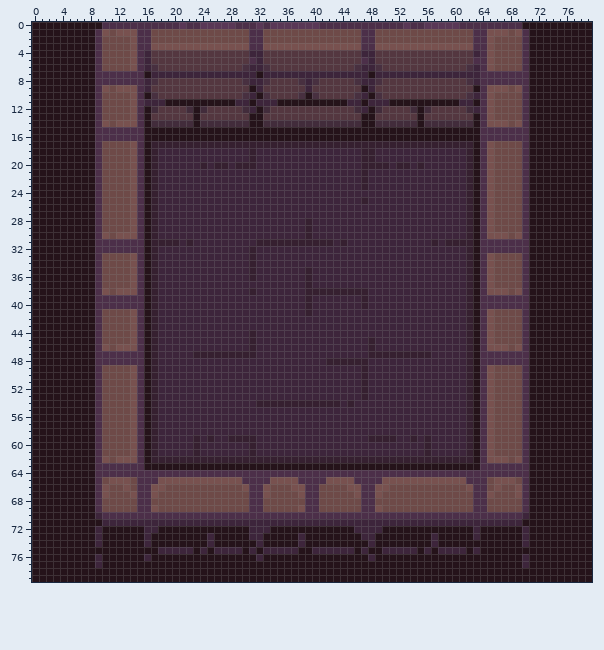
Sprite sheet, stored at public/assets/sprites/default/background.png. The picture above was drawn from the file before the commit.
The file is 80x80 pixels. Colours within 5 levels of each other are drawn and written as one.
New version:
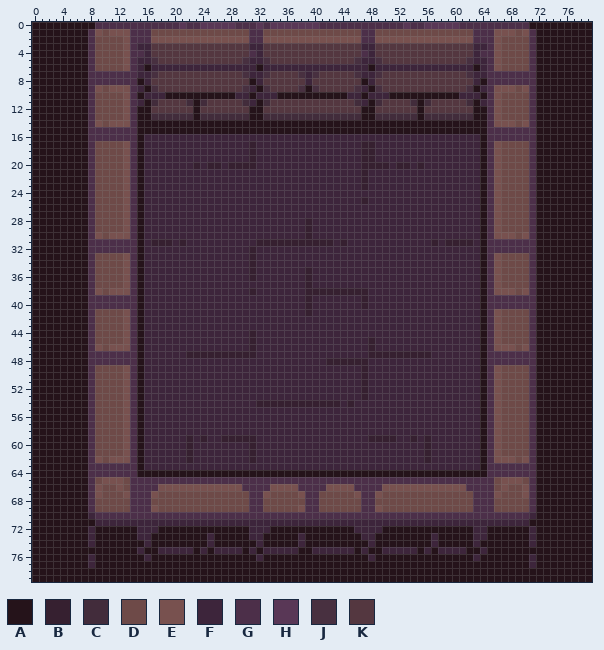
Palette (. is transparent): A #25131a  B #362030  C #422c3b  D #6e4a48  E #78514f  F #3d253b  G #4c2f49  H #593756  J #483040  K #543740
From old to new:
Changed rows in their new state; - is an unchanged pixel.
first column x 8:
 0 -G------------------------------------------------------------G-
 1 GEDE--G--------------------------------------------------G--EDEG
 2 GD---EG--EEEEEEEEEEEEEE--EEEEEEEEEEEEEE--EEEEEEEEEEEEEE--GE---DG
 3 GD---EGFFKKKKKKKKKKKKKKFFKKKKKKKKKKKKKKFFKKKKKKKKKKKKKKFFGE---DG
 4 GD---EG----------------G---------------G-----------------GE---DG
 5 GD---EGF-J------------JF-J------------JF-J------------JFFGE---DG
 6 GD---EGFAFFFFFFFFFFFFFF-AFFFFFFFFFFFFFF-AFFFFFFFFFFFFFFAFGE---DG
 7 G------FFJKKKKKKKKKKKKJ-FJKKKKJ-JKKKKKJ-FJKKKKKKKKKKKKJ-F------G
 8 G------A-K------------KA-K----K-K-----KA-K------------K-A------G
 9 GEDE--GFAJ------------JFAJ----JAJ-----JFAJ------------J-FG--EDEG
10 GD---EGAFFFAAAAAAAAAAFFAFFFAAAA-AAAAAFFAFFFAAAAAAAAAAFF-AGE---DG
11 GD---EGFACKKKKC-CKKKKKCFACKKKKKKKKKKKKCFACKKKKC-CKKKKKC-FGE---DG
12 GD---EGA-K----K-K-----KA-K------------KA-K----K-K-----KAAGE---DG
13 GD---EGA-CCCCCC-CCCCCCC--CCCCCCCCCCCCCC--CCCCCC-CCCCCCC-AGE---DG
14 GEDE--GA-AAAAAA-AAAAAAA--AAAAAAAAAAAAAA--AAAAAA-AAAAAAA-AG--EDEG
15 G------A------------------------------------------------A------G
16 G------AFFFFFFFFFFFFFFFFFFFFFFFFFFFFFFFFFFFFFFFFFFFFFFFFA------G
17 GD---EGAFFFFFFFFFFFFFFF-FFFFFFFFFFFFFFF--FFFFFFFFFFFFFFFAGE---DG
18 GD---EGAFF--------------------------------------------FFAGE---DG
19 GD---EGAFF--------------------------------------------FFAGE---DG
20 GD---EGAFF-----BFB-FB---------------------------------FFAGE---DG
21 GD---EGAFF--------------------------------------------FFAGE---DG
22 GD---EGAFF--------------------------------------------FFAGE---DG
23 GD---EGAFF--------------------------------------------FFAGE---DG
24 GD---EGAFF--------------------------------------------FFAGE---DG
25 GD---EGAFF--------------------------------------------FFAGE---DG
26 GD---EGAFF--------------------------------------------FFAGE---DG
27 GD---EGAFF--------------------------------------------FFAGE---DG
28 GD---EGAFF--------------------------------------------FFAGE---DG
29 GD---EGAFF--------------------------------------------FFAGE---DG
30 GEDE--GAFF--------------------------------------------FFAG--EDEG
31 G------AF---FBF----------------------------------------FA------G
32 G------AFF--------------------------------------------FFA------G
33 GD---EGAFF--------------------------------------------FFAGE---DG
34 GD---EGAFF--------------------------------------------FFAGE---DG
35 GD---EGAFF--------------------------------------------FFAGE---DG
36 GD---EGAFF--------------------------------------------FFAGE---DG
37 GD---EGAFF--------------------------------------------FFAGE---DG
38 GEDE--GAFF--------------------------------------------FFAG--EDEG
39 G------AFF--------------------------------------------FFA------G
40 G------AFF--------------------------------------------FFA------G
41 GD---EGAFF--------------------------------------------FFAGE---DG
42 GD---EGAFF--------------------------------------------FFAGE---DG
43 GD---EGAFF--------------------------------------------FFAGE---DG
44 GD---EGAFF--------------------------------------------FFAGE---DG
45 GD---EGAFF--------------------------------------------FFAGE---DG
46 GEDE--GAFF--------------------------------------------FFAG--EDEG
47 G------AFF----B---------------------------------------FFA------G
48 G------AFF--------------------------------------------FFA------G
49 GD---EGAFF--------------------------------------------FFAGE---DG
50 GD---EGAFF--------------------------------------------FFAGE---DG
51 GD---EGAFF--------------------------------------------FFAGE---DG
52 GD---EGAFF--------------------------------------------FFAGE---DG
53 GD---EGAFF--------------------------------------------FFAGE---DG
54 GD---EGAFF--------------------------------------------FFAGE---DG
55 GD---EGAFF--------------------------------------------FFAGE---DG
56 GD---EGAFF--------------------------------------------FFAGE---DG
57 GD---EGAFF--------------------------------------------FFAGE---DG
58 GD---EGAFF--------------------------------------------FFAGE---DG
59 GD---EGAFF----BFBF-B----------------------------------FFAGE---DG
60 GD---EGAFF----BF--------------------------------------FFAGE---DG
61 GD---EGAFF----BF--------------------------------------FFAGE---DG
62 GEDE--GAFFFFFF-FFFFFFFF-FFFFFFFFFFFFFFFFFFFFFFFF-FFFFFFFAG--EDEG
63 G------AFFFFFFFFFFFFFFFFFFFFFFFFFFFFFFFFFFFFFFFFFFFFFFFFA------G
64 G------AAAAAAAAAAAAAAAAAAAAAAAAAAAAAAAAAAAAAAAAAAAAAAAAAA------G
65 GDE--DG---GGGGGGGGGGGG----GGGG----GGGG----GGGGGGGGGGGG---GD--EDG
66 GED-EDG--G-EEEEEEEEEEEG--GEEE-G--GEEE-G--G-EEEEEEEEEEEG--GDE-DEG
67 GED--EG--------------------------------------------------GE--DEG
68 GD----G--------------------------------------------------G----DG
69 GD----G--------------------------------------------------G----DG
70 FG------------------------------------------------------------GF
71 -F------------------------------------------------------------F-
72 FA-----F------------------------------------------------F-----AF
73 FA-----F------------------------------------------------F-----AF
74 FA-----------------------------------------------------F------AF
75 -------F-----------------------------------------------AF-------
76 FA-----------------------------------------------------F------AF
77 FA------------------------------------------------------------AF
